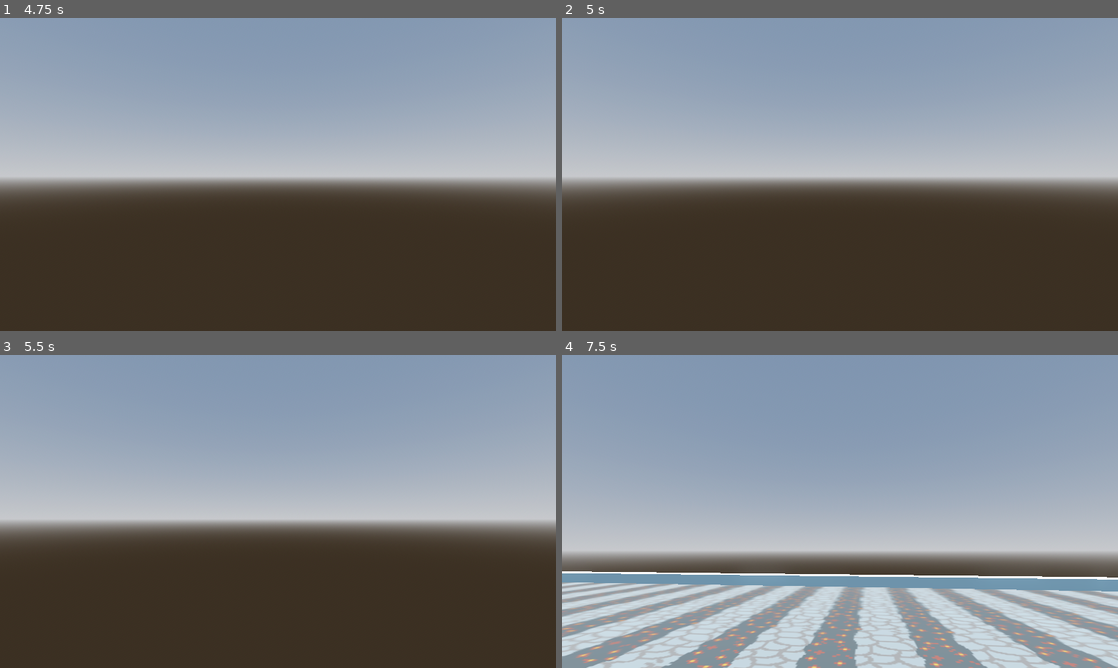
Above: before the commit, frames 1-4 (two rows, left to right).
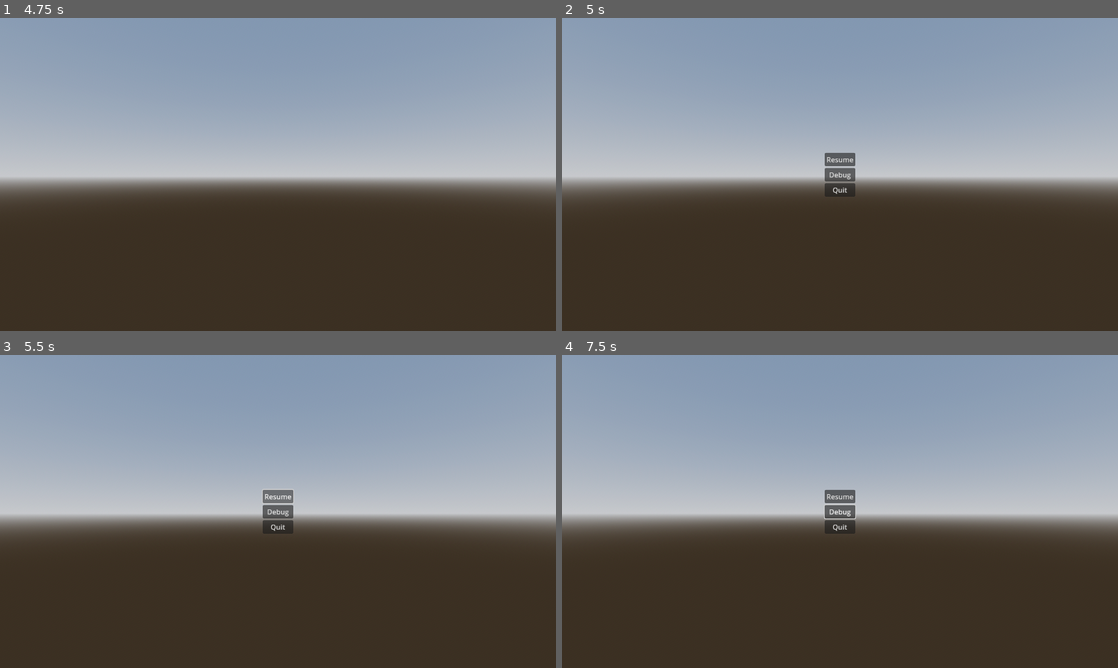
Above: after the commit, the same moments.

Repository: Tuturtut/InsererNomDuJeu
Game: Godot game, scene res://scenes/game.tscn
The game is run twice, just before and just after one commit, with the same random seed, the same clock (stepped at 60 frames per second) and the same inputs.
Inputs (mouse positions are in pixels of both pictures, inside the frame that each line leads up to):
- Up to frame 1 (4.75 s): tap Enter (ui_accept) at 0.5, 0.77, 1.52, 2, 3.02, 3.77, 4.25, 4.52 s; move the mouse to (305, 174) at 0.52 s; hold Ctrl (crouch) 0.53-1.28 s; hold Z (move_forward) from 0.53 s (still down); tap Shift (dash) at 0.8, 1.35, 2.3, 2.85, 3.8, 4.35 s; move the mouse to (250, 174) at 1.27 s; tap Ctrl (crouch) at 1.55, 3.05, 4.55 s; move the mouse to (289, 168) at 2.02 s; hold Ctrl (crouch) 2.03-2.78 s; move the mouse to (272, 180) at 2.77 s; right-click (272, 180) at 3.5 s; move the mouse to (316, 177) at 3.52 s; hold Ctrl (crouch) 3.53-4.28 s; right-click (316, 177) at 4.15 s; move the mouse to (233, 171) at 4.27 s
- Up to frame 2 (5 s): keep holding Z (move_forward); tap Escape (ui_cancel) at 4.9 s
- Up to frame 3 (5.5 s): release Z (move_forward) at 5 s; click (278, 495) at 5 s, where only the run after the commit has a clickable "Resume"
- Up to frame 4 (7.5 s): click (840, 511) at 5.75 s, where only the run after the commit has a clickable "Debug"; right-click (840, 511) at 6.5 s; move the mouse to (867, 511) at 6.52 s; hold S (move_back) 6.53-7.28 s; hold Ctrl (crouch) 6.53-7.28 s; tap Shift (dash) at 6.8, 7.35 s; move the mouse to (756, 433) at 7.27 s; hold D (move_right) from 7.28 s (still down)

Frame 1 is identical in both runs. In frame 2, 0.7% of the frame differs, in the area x 47-53%, y 43-58%; in frame 3, 5.4%; in frame 4, 52%, in the area x 0-100%, y 42-100%.

Commit message:
Ajout d'un menu de pause, pas encore totalement fonctionel

Diff:
--- a/Game/project.godot
+++ b/Game/project.godot
@@ -64,9 +64,9 @@
 "events": [Object(InputEventKey,"resource_local_to_scene":false,"resource_name":"","device":-1,"window_id":0,"alt_press …(182 unchanged characters)…
 ]
 }
-reset_speed={
+pause={
 "deadzone": 0.5,
-"events": [Object(InputEventMouseButton,"resource_local_to_scene":false,"resource_name":"","device":-1,"window_id":0,"alt_pressed":false,"shift_pressed":false,"ctrl_pressed":false,"meta_pressed":false,"button_mask":2,"position":Vector2(132, 25),"global_position":Vector2(136, 66),"factor":1.0,"button_index":2,"canceled":false,"pressed":true,"double_click":false,"script":null)
+"events": [Object(InputEventKey,"resource_local_to_scene":false,"resource_name":"","device":-1,"window_id":0,"alt_pressed":false,"shift_pressed":false,"ctrl_pressed":false,"meta_pressed":false,"pressed":false,"keycode":0,"physical_keycode":4194305,"key_label":0,"unicode":0,"echo":false,"script":null)
 ]
 }
 
--- a/Game/scenes/game.tscn
+++ b/Game/scenes/game.tscn
@@ -1,7 +1,10 @@
-[gd_scene load_steps=14 format=3 uid="uid://cg7jevsvrc627"]
+[gd_scene load_steps=17 format=3 uid="uid://cg7jevsvrc627"]
 
 [ext_resource type="PackedScene" uid="uid://q6p1ma8viwrp" path="res://scenes/player.tscn" id="1_3hb8r"]
 [ext_resource type="Texture2D" uid="uid://djkr4hj1lw24t" path="res://textures/path_straigth.png" id="1_3x6iu"]
+[ext_resource type="Script" path="res://scripts/game.gd" id="1_8tg80"]
+[ext_resource type="PackedScene" uid="uid://dd8mdgmjjxdin" path="res://scenes/pause_menu.tscn" id="4_d5hm8"]
+[ext_resource type="Script" path="res://scripts/pause_menu.gd" id="5_04b3n"]
 
 [sub_resource type="StandardMaterial3D" id="StandardMaterial3D_h8jlt"]
 albedo_color = Color(0.737255, 0.913725, 1, 1)
@@ -42,6 +45,8 @@
 glow_enabled = true
 
 [node name="World" type="Node3D"]
+process_mode = 3
+script = ExtResource("1_8tg80")
 
 [node name="Platform" type="Node3D" parent="."]
 
@@ -132,6 +137,7 @@
 shape = SubResource("ConcavePolygonShape3D_vahdq")
 
 [node name="Player" parent="." instance=ExtResource("1_3hb8r")]
+process_mode = 1
 transform = Transform3D(1, 0, 0, 0, 1, 0, 0, 0, 1, 0, 2, 0)
 
 [node name="Environement" type="Node3D" parent="."]
@@ -142,3 +148,6 @@
 [node name="DirectionalLight3D" type="DirectionalLight3D" parent="Environement"]
 transform = Transform3D(-1, 8.74227e-08, -4.37114e-08, -4.37114e-08, 1.91068e-15, 1, 8.74228e-08, 1, 1.91068e-15, 0, 36.5215, 0)
 shadow_enabled = true
+
+[node name="PauseMenu" parent="." instance=ExtResource("4_d5hm8")]
+script = ExtResource("5_04b3n")
--- /dev/null
+++ b/Game/scenes/pause_menu.tscn
@@ -0,0 +1,40 @@
+[gd_scene format=3 uid="uid://dd8mdgmjjxdin"]
+
+[node name="PauseMenu" type="Control"]
+layout_mode = 3
+anchors_preset = 15
+anchor_right = 1.0
+anchor_bottom = 1.0
+grow_horizontal = 2
+grow_vertical = 2
+
+[node name="MarginContainer" type="MarginContainer" parent="."]
+layout_mode = 1
+anchors_preset = 8
+anchor_left = 0.5
+anchor_top = 0.5
+anchor_right = 0.5
+anchor_bottom = 0.5
+offset_left = -35.0
+offset_top = -50.5
+offset_right = 35.0
+offset_bottom = 50.5
+grow_horizontal = 2
+grow_vertical = 2
+
+[node name="VBoxContainer" type="VBoxContainer" parent="MarginContainer"]
+layout_mode = 2
+size_flags_horizontal = 4
+size_flags_vertical = 4
+
+[node name="Resume" type="Button" parent="MarginContainer/VBoxContainer"]
+layout_mode = 2
+text = "Resume"
+
+[node name="Debug" type="Button" parent="MarginContainer/VBoxContainer"]
+layout_mode = 2
+text = "Debug"
+
+[node name="Quit" type="Button" parent="MarginContainer/VBoxContainer"]
+layout_mode = 2
+text = "Quit"
--- /dev/null
+++ b/Game/scripts/game.gd
@@ -0,0 +1,24 @@
+extends Node3D
+
+@onready var pause_menu = $PauseMenu
+var on_pause = false
+
+# Called when the node enters the scene tree for the first time.
+func _ready():
+	pause_menu.visible = false
+
+
+# Called every frame. 'delta' is the elapsed time since the previous frame.
+func _process(delta):
+	handle_pause()
+
+func handle_pause():
+	if Input.is_action_just_pressed("pause"):
+		on_pause = !on_pause
+		get_tree().paused = not get_tree().paused
+		pause_menu.visible = not pause_menu.visible
+
+		if on_pause:
+			Input.set_mouse_mode(Input.MOUSE_MODE_VISIBLE)
+		else:
+			Input.set_mouse_mode(Input.MOUSE_MODE_CAPTURED)
--- /dev/null
+++ b/Game/scripts/pause_menu.gd
@@ -0,0 +1,15 @@
+extends Control
+
+
+# Called when the node enters the scene tree for the first time.
+func _ready():
+	pass # Replace with function body.
+
+
+# Called every frame. 'delta' is the elapsed time since the previous frame.
+func _process(delta):
+	pass
+
+
+func _on_resume_pressed():
+	pass
--- a/Game/scripts/player.gd
+++ b/Game/scripts/player.gd
@@ -49,6 +49,7 @@
 
 # Input variables
 const mouse_sensitivity := 0.05
+var input_dir = Vector2.ZERO
 var direction = Vector3.ZERO
 
 # Get the gravity from the project settings to be synced with RigidBody nodes.
@@ -60,40 +61,52 @@
 func _ready():
 	Input.set_mouse_mode(Input.MOUSE_MODE_CAPTURED)
 
-
-
 func _input(event):
 	if event is InputEventMouseMotion:
-		rotate_y(deg_to_rad(-event.relative.x * mouse_sensitivity))
-		head.rotate_x(deg_to_rad(-event.relative.y * mouse_sensitivity))
-		head.rotation.x = clamp(head.rotation.x, deg_to_rad(-90), deg_to_rad(90))
+		if Input.get_mouse_mode() == Input.MOUSE_MODE_CAPTURED:
+			rotate_y(deg_to_rad(-event.relative.x * mouse_sensitivity))
+			head.rotate_x(deg_to_rad(-event.relative.y * mouse_sensitivity))
+			head.rotation.x = clamp(head.rotation.x, deg_to_rad(-90), deg_to_rad(90))
 
 func _physics_process(delta):
 
-	var input_dir = Input.get_vector("move_left", "move_right", "move_forward", "move_back")
-	if Input.is_action_just_pressed("ui_cancel"):
-		Input.set_mouse_mode(Input.MOUSE_MODE_VISIBLE)
+	input_dir = Input.get_vector("move_left", "move_right", "move_forward", "move_back")
 
 	# Dash
-	if Input.is_action_just_pressed("dash") and can_dash:
-		print("start")
-		dashing = true
-		can_dash = false
-		dash_timer.start()
-		dash_again_timer.start()
-		# Dash sans mouvement du joueur
-		if input_dir == Vector2.ZERO:
-			direction = transform.basis * Vector3(0, 0, -1)
-
-		# Dash avec mouvement du joueur
-		else:
-			direction = transform.basis * Vector3(input_dir.x, 0, input_dir.y)
-	# Reset speed
-	if Input.is_action_just_pressed("reset_speed"):
-		direction.x = 0
-		direction.z = 0
+	handle_dash(input_dir)
 
 	# Crouch
+	handle_crouch(delta)
+
+	# Headbobbing
+	handle_head_bobbing(input_dir, delta)
+
+	# Air control
+	handle_air_control(delta)
+
+	# Jump
+	handle_jump()
+
+	current_speed = get_current_speed()
+
+
+	if !dashing:
+		direction = lerp(direction, (transform.basis * Vector3(input_dir.x, 0, input_dir.y)).normalized(), delta * current_lerp_speed)
+
+	velocity.x = direction.x * current_speed
+	velocity.z = direction.z * current_speed
+
+	move_and_slide()
+
+func get_current_speed():
+	if dashing:
+		return DASH_SPEED
+	elif crouching:
+		return CROUCH_SPEED
+	else:
+		return WALKING_SPEED
+
+func handle_crouch(delta):
 	if Input.is_action_pressed("crouch"):
 		current_speed = CROUCH_SPEED
 
@@ -113,7 +126,21 @@
 		walking = true
 		crouching = false
 
+func handle_dash(input_dir):
+	if Input.is_action_just_pressed("dash") and can_dash:
+		dashing = true
+		can_dash = false
+		dash_timer.start()
+		dash_again_timer.start()
+		# Dash sans mouvement du joueur
+		if input_dir == Vector2.ZERO:
+			direction = transform.basis * Vector3(0, 0, -1)
 
+		# Dash avec mouvement du joueur
+		else:
+			direction = transform.basis * Vector3(input_dir.x, 0, input_dir.y)
+
+func handle_head_bobbing(input_dir, delta):
 	# Handle headbobbing
 	if walking:
 		head_bobbing_current_intensity = HEAD_BOBBING_WALKING_INTENSITY
@@ -133,6 +160,7 @@
 		eyes.position.y = lerp(eyes.position.y, 0.0, delta * LERP_SPEED)
 		eyes.position.x = lerp(eyes.position.y, 0.0, delta * LERP_SPEED)
 
+func handle_air_control(delta):
 	# Add the gravity.
 	if not is_on_floor():
 		velocity.y -= gravity * delta
@@ -140,35 +168,12 @@
 	else:
 		current_lerp_speed = LERP_SPEED
 
-
-	# Handle jump.
+func handle_jump():
 	if Input.is_action_just_pressed("ui_accept") and is_on_floor():
 		velocity.y = jump_velocity
 
-	if dashing:
-		current_speed = DASH_SPEED
-	elif crouching:
-		current_speed = CROUCH_SPEED
-	else:
-		current_speed = WALKING_SPEED
-
-	if !dashing:
-		direction = lerp(direction, (transform.basis * Vector3(input_dir.x, 0, input_dir.y)).normalized(), delta * current_lerp_speed)
-
-
-
-	velocity.x = direction.x * current_speed
-	velocity.z = direction.z * current_speed
-
-
-
-	move_and_slide()
-
-
 func _on_dash_timer_timeout():
 	dashing = false
-	print("end")
-
 
 func _on_dash_again_timer_timeout():
 	can_dash = true
